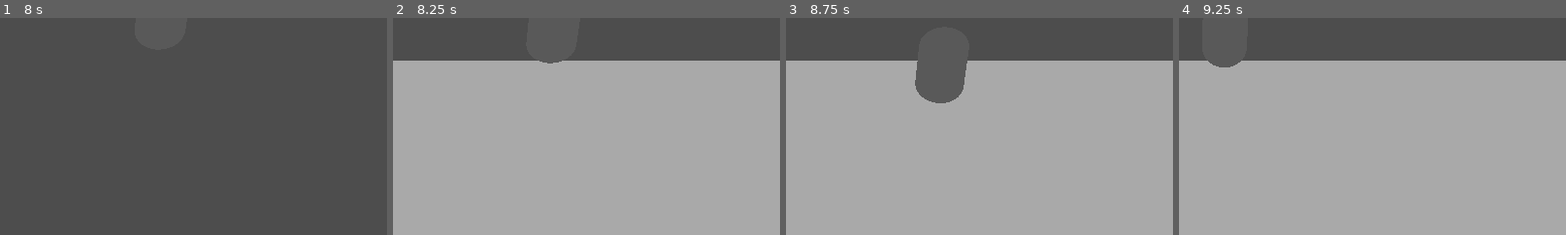
Above: before the commit, frames 1-4 (left to right).
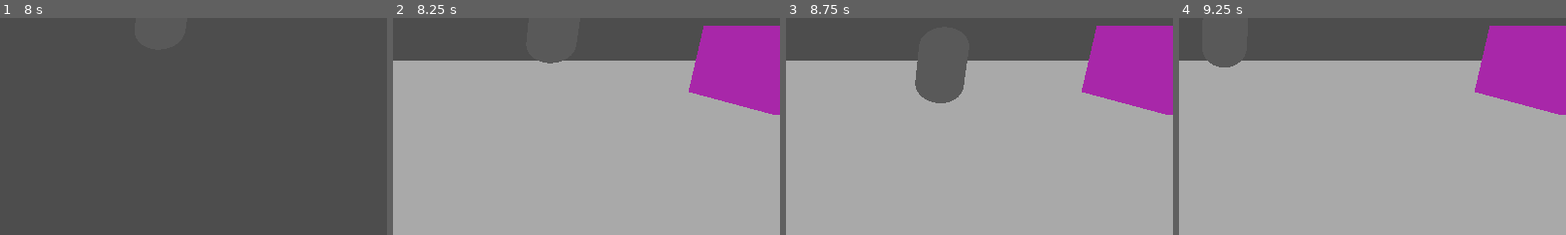
Above: after the commit, the same moments.

Repository: SHyguymoll/EternityGame_STRTeam
Game: Godot game, scene res://scenes/game.tscn
Two runs of this game, one before a commit and one after it. Both use one fixed random seed, a clock stepped at 60 frames per second and the inputs below.
Inputs:
- Up to frame 1 (8 s): hold Right (player_right) 0.53-1.28 s; tap X (player_jump) at 0.77, 1.52, 3.02, 3.77, 4.52, 6.02, 6.77, 7.52 s; hold Down (player_down) 1.28-2.03 s; hold Right (player_right) 2.03-3.53 s; tap Enter at 2.75 s; hold Left (player_left) 3.53-5.03 s; hold Down (player_down) 5.03-5.78 s; hold Right (player_right) from 5.78 s (still down)
- Up to frame 2 (8.25 s): release Right (player_right) at 8.03 s; hold Down (player_down) from 8.03 s (still down)
- Up to frame 3 (8.75 s): keep holding Down (player_down)
- Up to frame 4 (9.25 s): release Down (player_down) at 8.78 s; hold Left (player_left) from 8.78 s (still down); tap X (player_jump) at 9.02 s
The pictures show only the part of the screen within x 50-100%, y 37-87%; the shares and areas given below are measured in that part.

Frame 1 is identical in both runs. In frame 2, 7.9% of the frame differs, in the area x 76-100%, y 3-45%; in frame 3, 7.9%; in frame 4, 7.9%.

Commit message:
super basic enemy node with two types
jumping and dodging, plan to also have floating

Diff:
--- /dev/null
+++ b/scenes/enemy.tscn
@@ -0,0 +1,50 @@
+[gd_scene load_steps=8 format=3 uid="uid://chc56bofxwyry"]
+
+[ext_resource type="Script" path="res://scripts/enemy.gd" id="1_bnu0r"]
+
+[sub_resource type="StandardMaterial3D" id="StandardMaterial3D_3em2y"]
+albedo_color = Color(0.992157, 0.25098, 1, 1)
+
+[sub_resource type="BoxMesh" id="BoxMesh_x0rff"]
+material = SubResource("StandardMaterial3D_3em2y")
+size = Vector3(1.5, 1.5, 1.5)
+
+[sub_resource type="StandardMaterial3D" id="StandardMaterial3D_hwony"]
+albedo_color = Color(0.25098, 1, 0.537255, 1)
+
+[sub_resource type="BoxMesh" id="BoxMesh_s2ysc"]
+material = SubResource("StandardMaterial3D_hwony")
+size = Vector3(0.5, 7, 0.5)
+
+[sub_resource type="BoxShape3D" id="BoxShape3D_5lmok"]
+size = Vector3(2.15137, 1.23969, 1.47168)
+
+[sub_resource type="BoxShape3D" id="BoxShape3D_d6p3c"]
+size = Vector3(0.277344, 7.00316, 0.416992)
+
+[node name="Enemy" type="Area3D"]
+collision_layer = 4
+collision_mask = 2
+script = ExtResource("1_bnu0r")
+
+[node name="JumpObstacle" type="MeshInstance3D" parent="."]
+transform = Transform3D(1, 0, 0, 0, 1, 0, 0, 0, 1, 0, 0.75, 0)
+visible = false
+mesh = SubResource("BoxMesh_x0rff")
+
+[node name="DodgeObstacle" type="MeshInstance3D" parent="."]
+transform = Transform3D(1, 0, 0, 0, 1, 0, 0, 0, 1, 0, 3.5, 0)
+visible = false
+mesh = SubResource("BoxMesh_s2ysc")
+
+[node name="JumpShape" type="CollisionShape3D" parent="."]
+transform = Transform3D(1, 0, 0, 0, 1, 0, 0, 0, 1, 0, 0.634178, 0)
+shape = SubResource("BoxShape3D_5lmok")
+disabled = true
+
+[node name="DodgeShape" type="CollisionShape3D" parent="."]
+transform = Transform3D(1, 0, 0, 0, 1, 0, 0, 0, 1, 0, 3.51591, 0)
+shape = SubResource("BoxShape3D_d6p3c")
+disabled = true
+
+[connection signal="area_entered" from="." to="." method="_on_area_entered"]
--- a/scenes/game.tscn
+++ b/scenes/game.tscn
@@ -1,6 +1,7 @@
-[gd_scene load_steps=11 format=3 uid="uid://br76acg3nulm6"]
+[gd_scene load_steps=13 format=3 uid="uid://br76acg3nulm6"]
 
 [ext_resource type="Script" path="res://scripts/game.gd" id="1_sth8l"]
+[ext_resource type="PackedScene" uid="uid://chc56bofxwyry" path="res://scenes/enemy.tscn" id="2_2k1dn"]
 [ext_resource type="PackedScene" uid="uid://cvbltewnhlav" path="res://scenes/player.tscn" id="2_fh20e"]
 [ext_resource type="Script" path="res://scripts/enemydestroyer.gd" id="3_4ej1v"]
 
@@ -24,8 +25,12 @@
 
 [sub_resource type="WorldBoundaryShape3D" id="WorldBoundaryShape3D_1v2xh"]
 
+[sub_resource type="BoxShape3D" id="BoxShape3D_ahdf0"]
+size = Vector3(50, 22.1912, 21.8611)
+
 [node name="Game" type="Node3D"]
 script = ExtResource("1_sth8l")
+enemy_scene = ExtResource("2_2k1dn")
 
 [node name="WorldEnvironment" type="WorldEnvironment" parent="."]
 environment = SubResource("Environment_77kwg")
@@ -60,10 +65,16 @@
 shape = SubResource("WorldBoundaryShape3D_1v2xh")
 
 [node name="Enemies" type="Node3D" parent="."]
+transform = Transform3D(1, 0, 0, 0, 1, 0, 0, 0, 1, 7.5, 0, 0)
 
 [node name="EnemyDestroyer" type="Area3D" parent="."]
+transform = Transform3D(1, 0, 0, 0, 1, 0, 0, 0, 1, -7.5, 0, 0)
 collision_layer = 0
 collision_mask = 4
 script = ExtResource("3_4ej1v")
 
+[node name="Left2" type="CollisionShape3D" parent="EnemyDestroyer"]
+transform = Transform3D(1, 0, 0, 0, 1, 0, 0, 0, 1, -24.5, 0, 0)
+shape = SubResource("BoxShape3D_ahdf0")
+
 [connection signal="area_entered" from="EnemyDestroyer" to="." method="_on_enemy_destroyer_area_entered"]
--- /dev/null
+++ b/scripts/enemy.gd
@@ -0,0 +1,23 @@
+class_name Enemy
+extends Area3D
+
+enum EnemyTypes {JUMPING, DODGING}
+var enemy_type : EnemyTypes
+var speed : float
+
+func _ready() -> void:
+	match enemy_type:
+		EnemyTypes.JUMPING:
+			$JumpObstacle.visible = true
+			$JumpShape.disabled = false
+		EnemyTypes.DODGING:
+			$DodgeObstacle.visible = true
+			$DodgeShape.disabled = false
+
+
+func _process(delta: float) -> void:
+	position.x += delta * speed
+
+
+func _on_area_entered(area: Area3D) -> void:
+	pass # Replace with function body.
--- a/scripts/game.gd
+++ b/scripts/game.gd
@@ -1,9 +1,23 @@
 extends Node3D
 
 @onready var _ground : Node3D = $GroundPlaceholder
+var time_in_game : float = 0.0
+var time_since_enemy : float = 0.0
+
+const ENEMY_SPAWN_CHANCE : float = 0.8
+@export var enemy_scene : PackedScene
 
 func _process(delta: float) -> void:
 	_ground.position.x = fmod(_ground.position.x - (delta * 100), 100)
+	time_in_game += delta
+	time_since_enemy += delta
+	if randf() * clampf(time_since_enemy/10.0, 0.0, 1.0) > ENEMY_SPAWN_CHANCE:
+		var new_enemy : Enemy = enemy_scene.instantiate()
+		new_enemy.enemy_type = randi_range(0, len(Enemy.EnemyTypes) - 1)
+		$Enemies.add_child(new_enemy)
+		time_since_enemy = 0.0
+
+
 func _on_enemy_destroyer_area_entered(area: Area3D) -> void:
 	area.queue_free()
 	pass
